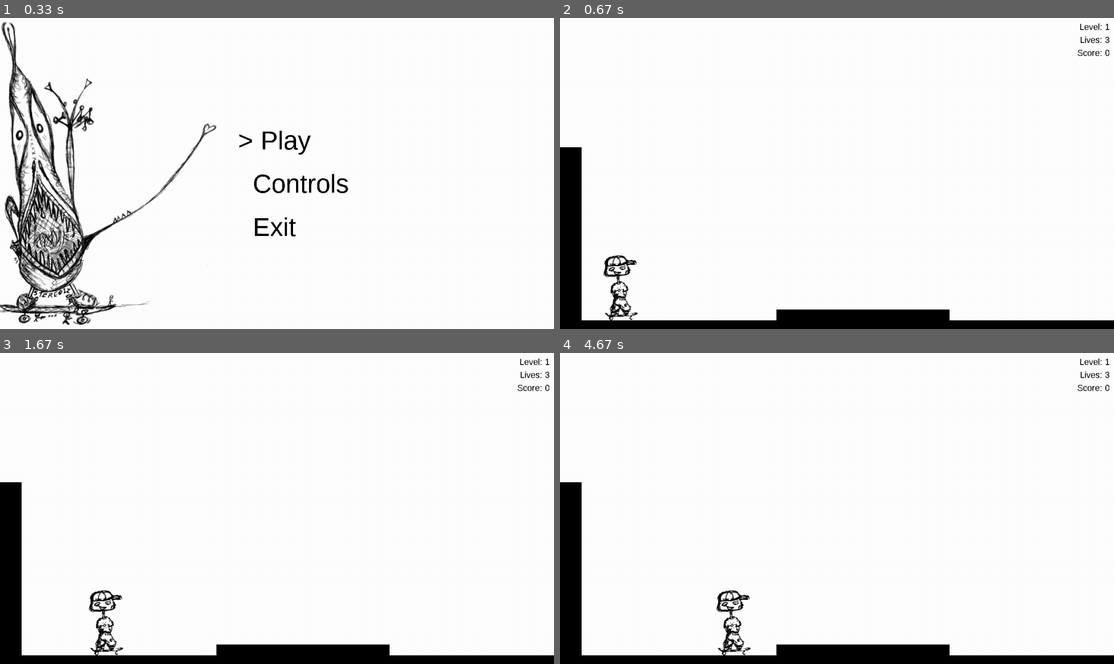
Above: before the commit, frames 1-4 (two rows, left to right).
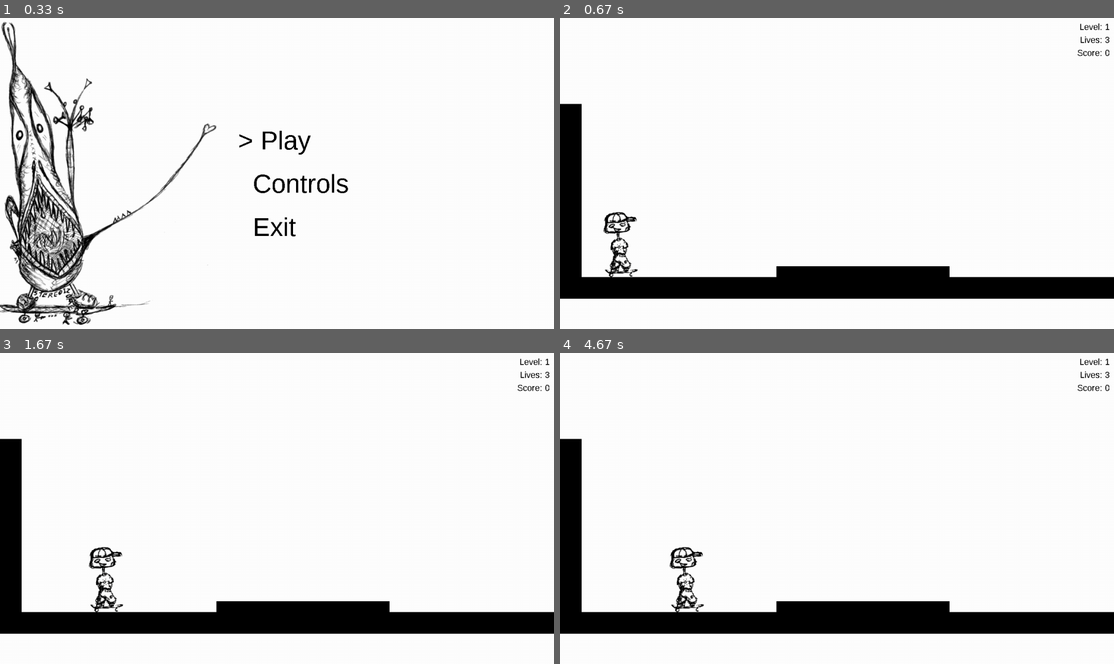
Above: after the commit, the same moments.

Repository: spookydoodle/bounce_pygame
Game: pygame game, started from main.py
Same seed, same stepped clock (60 frames per second), same inputs: the game is played once before the commit and once after it.
Inputs:
- Up to frame 1 (0.33 s): no input
- Up to frame 2 (0.67 s): tap Enter at 0.33 s
- Up to frame 3 (1.67 s): tap Space at 0.67 s; hold Right from 1.5 s (still down)
- Up to frame 4 (4.67 s): release Right at 1.97 s; hold Left 2-2.53 s; hold Left 2.57-2.97 s; tap D at 3 s; hold Right 3.73-4.37 s; hold Left from 4.4 s (still down)

Frame 1 is identical in both runs. In frame 2, 13% of the frame differs, in the area x 0-100%, y 27-100%; in frame 3, 13%; in frame 4, 14%.

Commit message:
ok movement seems to be working wooohoo!

Diff:
--- a/skater/game.py
+++ b/skater/game.py
@@ -41,7 +41,7 @@
             self.level += 1
             self.gameboard.obstacles = self.create_obstacles()
             self.player.rect.x = 100
-            self.player.rect.bottom = 700
+            self.player.rect.bottom = 500
             self.new_level = False
 
         if not self.game_over:
@@ -56,11 +56,12 @@
                 else:
                     self.CameraX = 0
 
-                self.check_collisions()
+                print([obstacle.rect.left for obstacle in self.gameboard.obstacles], \
+                    [obstacle.rect.right for obstacle in self.gameboard.obstacles], \
+                    self.player.rect.left, self.player.rect.right)
+
                 self.player.move(screen, event, self.gameboard, self.CameraX)
-
                 # The player cannot fall lower than the highest of obstacles under him
-                #falling_limit = min(obstacle.rect.top for obstacle in self.obstacles_under())
                 self.player.move_y(self.gameboard)
                 self.change_obstacles_pos_cam()
                 self.check_game_result()
@@ -76,95 +77,21 @@
     # this is still working/testing version of this function...
     def create_obstacles(self):
 
-        ground = Obstacle(image = pygame.Surface([2000, 50]), x = 0, y = 700)
+        ground = Obstacle(image = pygame.Surface([2000, 50]), x = 0, y = 600)
 
-        obstacle2 = Obstacle(image = pygame.Surface([400, 25]), x = 500, y = 675)
+        obstacle2 = Obstacle(image = pygame.Surface([400, 25]), x = 500, y = 575)
 
-        obstacle3 = Obstacle(image = pygame.Surface([50, 400]), x = 0, y = 300)
+        obstacle3 = Obstacle(image = pygame.Surface([50, 400]), x = 0, y = 200)
 
-        obstacle4 = Obstacle(image = pygame.Surface([50, 400]), x = 1950, y = 300)
+        obstacle4 = Obstacle(image = pygame.Surface([50, 400]), x = 1950, y = 200)
 
         obstacles = [ground, obstacle2, obstacle3, obstacle4]
 
         return obstacles
 
 
-    def obstacles_under(self):
-        """
-        All the obstacles currently positioned under the player
-        """
-        ans = [
-            obstacle
-            for obstacle in self.gameboard.obstacles
-            if obstacle.is_under(self.player.rect)]
-        return ans
-
-
     def change_obstacles_pos_cam(self):
         for sprite in self.gameboard.obstacles: sprite.rect.x -= self.CameraX
-
-
-    def check_collisions(self):
-        # reset collision flags
-        #self.player.is_colliding_l = False
-        #self.player.is_colliding_r = False
-        self.player.is_colliding_t = False
-        self.player.is_colliding_b = False
-
-        # set collision flags if player collides with an obstacle
-        collision_list = pygame.sprite.spritecollide(self.player, self.gameboard.obstacles, False)
-
-        for obstacle in collision_list:
-
-            #self.check_collision_r(obstacle)
-            #self.check_collision_l(obstacle)
-            #self.check_collision_t(obstacle)
-            self.check_collision_b(obstacle)
-
-
-    ## check collision player_right - obstacle_left
-    #def check_collision_r(self, obstacle):
-
-    #    if pygame.sprite.collide_rect(self.player, obstacle) \
-    #        and self.player.rect.left <= obstacle.rect.left \
-    #        and self.player.rect.right >= obstacle.rect.left \
-    #        and self.player.rect.bottom > obstacle.rect.top:
-
-    #        self.player.stop_movement_x()
-    #        self.player.is_colliding_r = True
-
-
-    ## check collision player_left - obstacle_right
-    #def check_collision_l(self, obstacle):
-
-    #    if pygame.sprite.collide_rect(self.player, obstacle) \
-    #        and self.player.rect.left <= obstacle.rect.right \
-    #        and self.player.rect.right >= obstacle.rect.right \
-    #        and self.player.rect.bottom > obstacle.rect.top:
-
-    #        self.player.stop_movement_x()
-    #        self.player.is_colliding_l = True
-
-
-    # check collision player_bottom - obstacle_top - not working yet
-    def check_collision_b(self, obstacle):
-
-        ## this condition is added to avoid changing y position when player collides with a corner of an obstacle (e.g., top left point)
-        #if not self.player.is_colliding_r and not self.player.is_colliding_l:
-
-        # additional conditions are given to handle situations where collision appears on the corners of an obstacle
-        if pygame.sprite.collide_rect(self.player, obstacle) \
-            and self.player.rect.bottom >= obstacle.rect.top \
-            and self.player.rect.top <= obstacle.rect.top \
-            \
-            and self.player.rect.right > obstacle.rect.left \
-            and self.player.rect.left > (obstacle.rect.left - self.player.rect.width) \
-                \
-            and self.player.rect.right < (obstacle.rect.right + self.player.rect.width) \
-            and self.player.rect.left < obstacle.rect.right:
-
-            self.player.stop_movement_y(obstacle.rect.top)
-            self.player.is_colliding_b = True
 
 
     def check_game_result(self):
--- a/skater/obstacles.py
+++ b/skater/obstacles.py
@@ -21,26 +21,31 @@
         """
         Checks if `self` is located below `other_rect`, regardless of the distance
         """
-        return self.rect.bottom > other_rect.bottom and self.rect.left < other_rect.right and self.rect.right > other_rect.left
+        return self.rect.bottom > other_rect.bottom \
+            and self.rect.left < other_rect.right \
+            and self.rect.right > other_rect.left
 
 
     def is_over(self, other_rect):
         """
         Checks if `self` is located over `other_rect`, regardless of the distance
         """
-        return self.rect.top < other_rect.top and self.rect.left < other_rect.right and self.rect.right > other_rect.left
+        return self.rect.bottom <= other_rect.top and self.rect.top < other_rect.top \
+            and self.rect.left < other_rect.right and self.rect.right > other_rect.left
 
     def is_to_the_right(self, other_rect):
         """
         Checks if `self` is located to the right of `other_rect`, regardless of the distance
         """
-        return self.rect.right > other_rect.right and self.rect.right > other_rect.left and self.rect.top < other_rect.bottom and self.rect.bottom > other_rect.top
+        return self.rect.right > other_rect.right and self.rect.right > other_rect.left \
+            and self.rect.top < other_rect.bottom and self.rect.bottom > other_rect.top
 
     def is_to_the_left(self, other_rect):
         """
         Checks if `self` is located to the left of `other_rect`, regardless of the distance
         """
-        return self.rect.left < other_rect.left and self.rect.left < other_rect.right and self.rect.top < other_rect.bottom and self.rect.bottom > other_rect.top
+        return self.rect.left < other_rect.left and self.rect.left < other_rect.right \
+            and self.rect.top < other_rect.bottom and self.rect.bottom > other_rect.top
 
     def is_colliding_right(self, other_rect):
         """
@@ -48,8 +53,8 @@
 
         (collision player right - obstacle left)
         """
-        return self.rect.right >= other_rect.left and self.rect.right <= other_rect.right and \
-            self.rect.bottom <= other_rect.bottom and self.rect.bottom >= other_rect.top
+        return self.rect.right >= other_rect.left and self.rect.right <= other_rect.right \
+            and self.rect.bottom <= other_rect.bottom and self.rect.bottom >= other_rect.top
 
     def is_colliding_left(self, other_rect):
         """
@@ -57,5 +62,5 @@
 
         (collision player left - obstacle right)
         """
-        return self.rect.left <= other_rect.right and self.rect.left >= other_rect.left and \
-            self.rect.bottom <= other_rect.bottom and self.rect.bottom >= other_rect.top
+        return self.rect.left <= other_rect.right and self.rect.left >= other_rect.left \
+            and self.rect.bottom <= other_rect.bottom and self.rect.bottom >= other_rect.top
--- a/skater/player.py
+++ b/skater/player.py
@@ -123,10 +123,9 @@
             self.speed = 0
 
         # find x position of the closest obstacle edges on the right and left side of the player
-        limit_right = max(obstacle.rect.left for obstacle in gameboard.obstacles_right(self))
+        limit_right = min(obstacle.rect.left for obstacle in gameboard.obstacles_right(self))
         limit_left = min(obstacle.rect.right for obstacle in gameboard.obstacles_left(self))
-        print(limit_left, limit_right)
-        print(self.moving_direction_x < 0 and self.rect.left < limit_left, self.rect.left)
+
 
         # stop movement if collision on the right of the player takes place
         if self.moving_direction_x > 0 and self.rect.right > limit_right:
Not shown, changed: .gitignore
